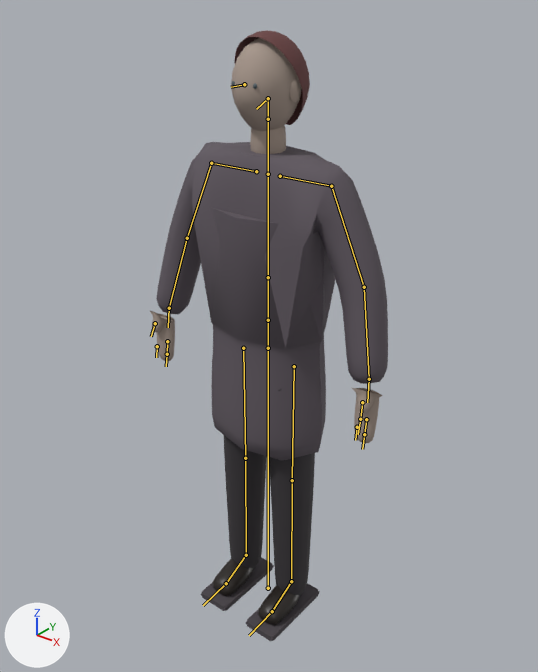
One commit to the glTF model models/city/people/resident_old_f_far.glb: the scene before it, then after it.
One viewpoint serves both versions: a 50 mm lens placed at (1.082, -1.35, 1.7), pointed at (0.01, -0.01, 0.87). Lighting does not change. The marker at lower left points along +X, +Y and +Z. The picture after the commit comes second. The bones that change, and the others that lie on the model, are drawn over the model as lines.

The first picture shows 'human_noir'.
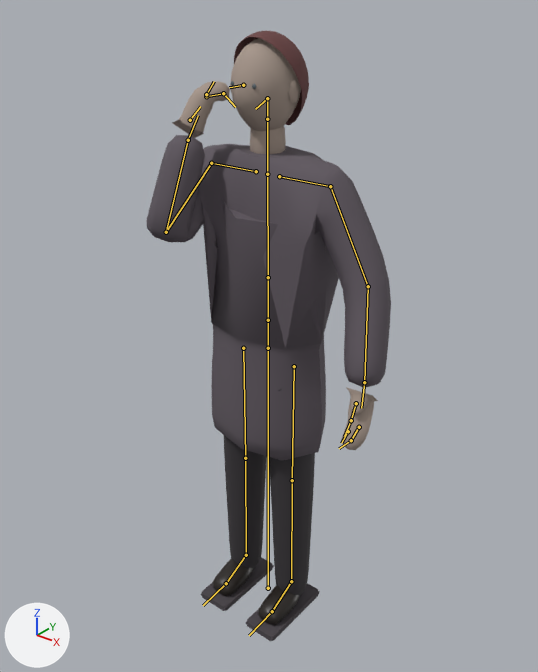
The newer file adds an action. The first version stands in its rest pose; the second is drawn at frame 12 of the action 'open_latch'.

The change in detail:
Bone 'upper_arm.L' (bone_upper_arm_l) turns from (0, 0, 0) to (0, 0, -5) degrees about its own x, y and z.
Bone 'forearm.L' (bone_forearm_l) turns from (0, 0, 0) to (-10, 0, 0) degrees about its own x, y and z.
Bone 'fingers_1.L' (bone_fingers_1_l) turns from (0, 0, 0) to (0, 0, 20) degrees about its own x, y and z.
Bone 'index_1.L' (bone_index_1_l) turns from (0, 0, 0) to (0, 0, 19) degrees about its own x, y and z.
Bone 'upper_arm.R' (bone_upper_arm_r) turns from (0, 0, 0) to (-67, 0, 5) degrees about its own x, y and z.
Bone 'forearm.R' (bone_forearm_r) turns from (0, 0, 0) to (-127, 0, 0) degrees about its own x, y and z.
Bone 'fingers_1.R' (bone_fingers_1_r) turns from (0, 0, 0) to (0, 0, -51) degrees about its own x, y and z.
Bone 'fingers_2.R' (bone_fingers_2_r) turns from (0, 0, 0) to (0, 0, -58) degrees about its own x, y and z.
Bone 'thumb_1.R' (bone_thumb_1_r) turns from (0, 0, 0) to (5, 0, -19) degrees about its own x, y and z.

Pixel boxes [x1, y1, x2, y2] of what changed, in the pictures (538 x 672 px):
'human_noir', posed: before [150, 30, 388, 641]; after [146, 30, 391, 641]
bone 'upper_arm.L', root to tip: before (331, 186) to (364, 287); after (330, 186) to (368, 286)
bone 'forearm.L', root to tip: before (364, 287) to (369, 379); after (368, 286) to (364, 382)
bone 'fingers_1.L', root to tip: before (366, 419) to (364, 434); after (359, 427) to (351, 440)
bone 'index_1.L', root to tip: before (357, 427) to (355, 440); after (348, 431) to (341, 443)
bone 'upper_arm.R', root to tip: before (211, 163) to (187, 238); after (211, 163) to (166, 232)
bone 'forearm.R', root to tip: before (187, 238) to (169, 308); after (166, 232) to (188, 140)
bone 'fingers_1.R', root to tip: before (167, 341) to (167, 354); after (206, 96) to (223, 93)
bone 'fingers_2.R', root to tip: before (167, 354) to (166, 366); after (223, 93) to (235, 107)
bone 'thumb_1.R', root to tip: before (155, 323) to (151, 336); after (190, 120) to (200, 106)
